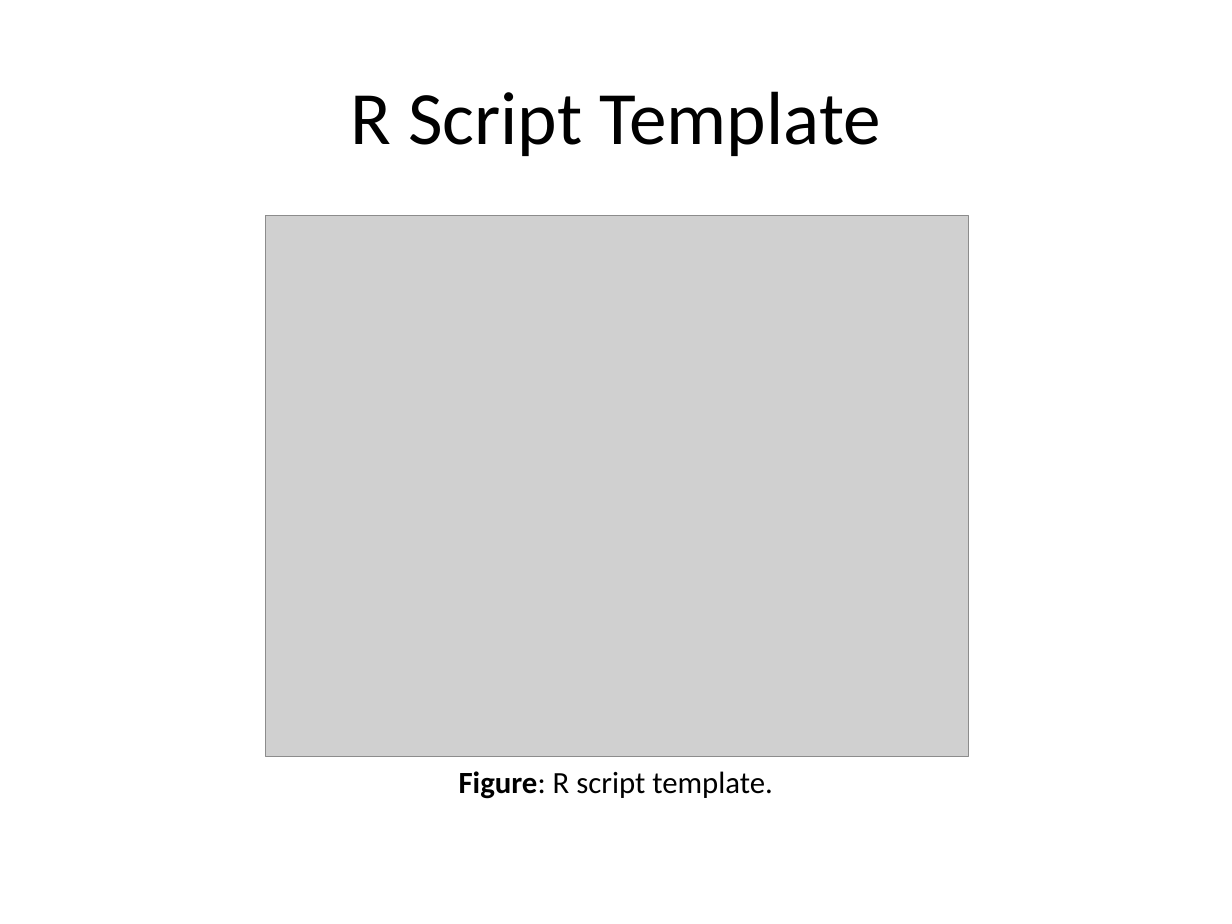
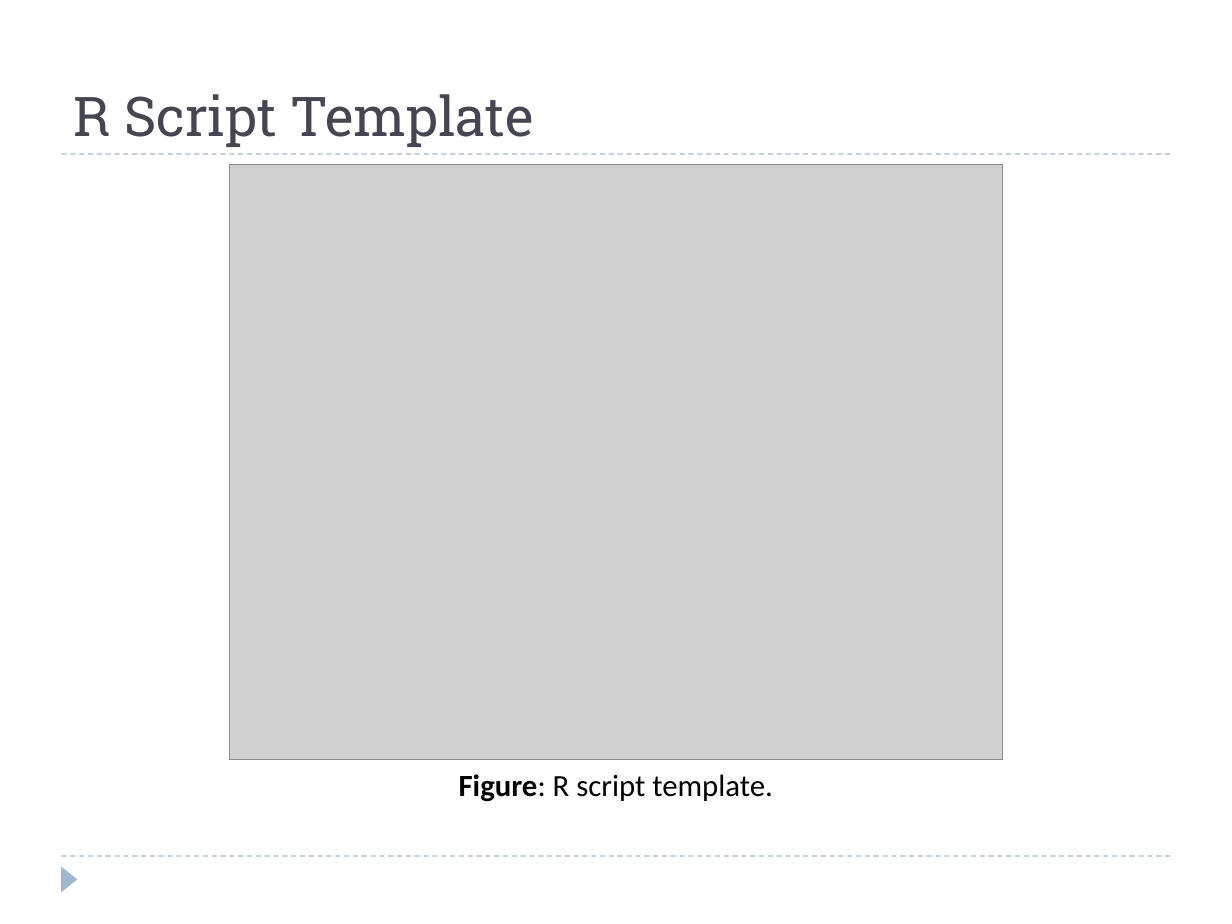
Before and after one commit to alan-y/phiproject-talk, a slide deck: slide 4 of phiproject_ay.pptx. Drawn at 1232x924 pixels with LibreOffice and Linux fonts; fonts in the diff are those of the drawing; grey boxes stand for pictures. Boxes give left, top, right and bottom in pixels: in the first picture for what was removed or moved away, otherwise in the second. Text is boxed around its words. In the diff, an @@ line names an element or a change of style, - is before the commit and + after.

```diff
--- a/phiproject_ay.pptx
+++ b/phiproject_ay.pptx
@@ title "R Script Template": place and size @@
-title "R Script Template" at [350, 91, 881, 156]
+title "R Script Template" at [74, 94, 533, 147]
@@ title "R Script Template" at [74, 94, 533, 147]: size 44 to 32 pt, font Calibri to Roboto Slab, text colour #000000 to #464653; alignment centre to left; vertical alignment middle to bottom @@
@@ line added from (62, 154) to (1170, 154), #9FB8CD 0.75 pt dashed @@
@@ picture: place and size @@
-picture at [265, 216, 968, 756]
+picture at [229, 164, 1003, 759]
@@ line added from (62, 856) to (1170, 856), #9FB8CD 0.75 pt dashed @@
@@ triangle added at [62, 866, 78, 892], fill #9FB8CD @@
```
Also in this commit, not shown: 10 other slides changed, 4 other files.
